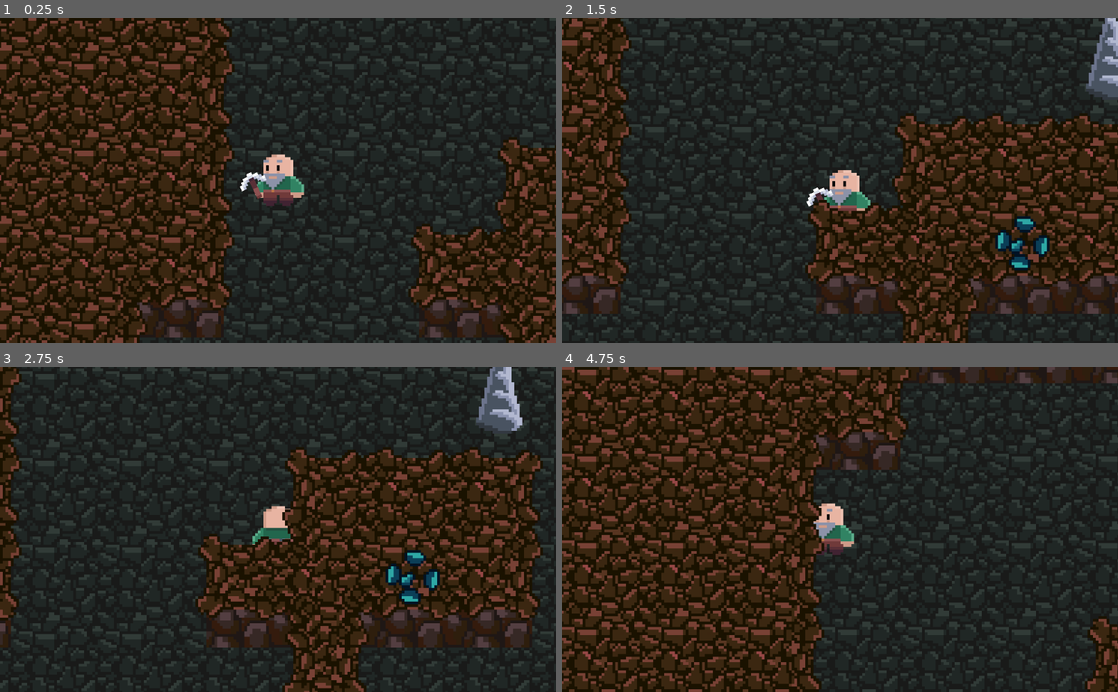
Above: before the commit, frames 1-4 (two rows, left to right).
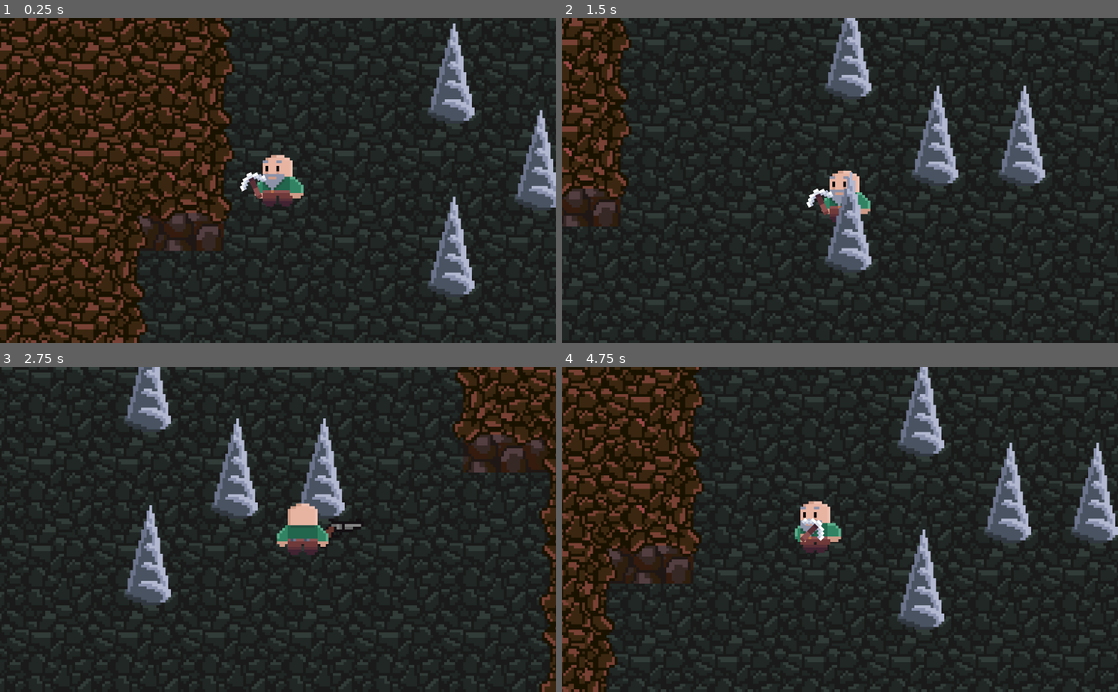
Above: after the commit, the same moments.

Repository: AyUpItsAli/Gunthers-Grotto-Coursework
Game: Godot game, scene res://World/Level/Level.tscn
Two runs of this game, one before a commit and one after it. Both use one fixed random seed, a clock stepped at 60 frames per second and the inputs below.
Inputs (mouse positions are in pixels of both pictures, inside the frame that each line leads up to):
- Up to frame 1 (0.25 s): no input
- Up to frame 2 (1.5 s): tap Enter at 0.5 s; move the mouse to (962, 164) at 0.52 s; hold D (move_right) 0.53-1.28 s; hold 3 (equip_dynamite) 0.53-1.28 s; move the mouse to (728, 196) at 1.27 s; hold S (move_down) from 1.28 s (still down); tap 1 (equip_pickaxe) at 1.35 s
- Up to frame 3 (2.75 s): move the mouse to (333, 458) at 2.02 s; release S (move_down) at 2.03 s; hold D (move_right) from 2.03 s (still down); hold 2 (equip_revolver) from 2.03 s (still down)
- Up to frame 4 (4.75 s): move the mouse to (812, 594) at 2.77 s; release D (move_right) at 2.78 s; release 2 (equip_revolver) at 2.78 s; hold W (move_up) 2.78-3.53 s; click (812, 594) at 2.85 s; move the mouse to (1006, 578) at 3.52 s; hold 3 (equip_dynamite) 3.53-4.28 s; hold A (move_left) from 3.53 s (still down); move the mouse to (673, 480) at 4.27 s; tap 1 (equip_pickaxe) at 4.35 s

The runs differ from the first frame. In frame 1, 17% of the frame differs, in the area x 20-100%, y 1-100%; in frame 2, 34%; in frame 3, 46%; in frame 4, 54%, in the area x 0-100%, y 0-100%.

Commit message:
Updated spawn_gemstones(). Nested if statements.
- I nested each if statement, so that the percent_chance() method is not called for tiles that are not rock tiles.

Diff:
--- a/World/Level/Objects.gd
+++ b/World/Level/Objects.gd
@@ -99,9 +99,9 @@
 	for x in range(1, Globals.CAVE_SIZE-1):
 		for y in range(1, Globals.CAVE_SIZE-1):
 			var tile_pos = Vector2(x, y)
-			var do_spawn = GameManager.percent_chance(GEMSTONE_CHANCE)
-			if is_rock(tile_pos) and do_spawn:
-				spawn_gemstone(tile_pos)
+			if is_rock(tile_pos):
+				if GameManager.percent_chance(GEMSTONE_CHANCE):
+					spawn_gemstone(tile_pos)
 
 func player_exists() -> bool:
 	return has_node("Player")
